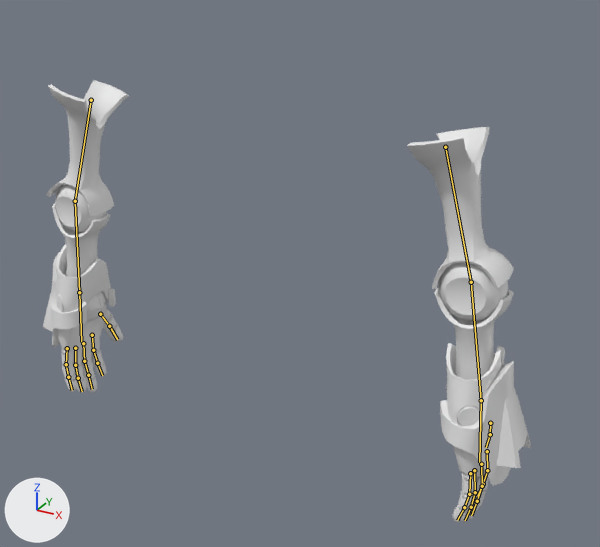
What one commit did to the FBX model Assets/Art/Animations/Joueurs/Lance Grenade/Recharge/Arms_LanceGrenade_Recharge.fbx.
Camera for both pictures: a 50 mm lens placed at (0.859, -1.455, 1.729), pointed at (0.01, 0.089, 0.957). Every picture has the same lights, and +X, +Y and +Z are marked at lower left. The first picture is the older version. The bones that change, and the others that lie on the model, are drawn over the model as lines.

Objects in the first picture: 'SK_Brobot'.
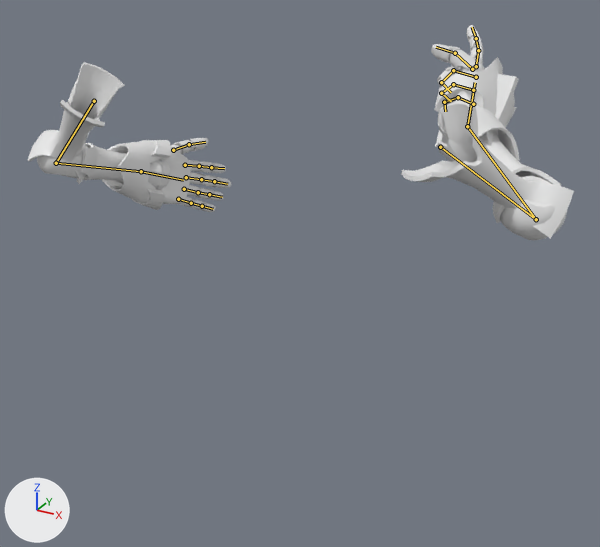
The newer file adds an action. The first version stands in its rest pose; the second is drawn at frame 40 of the action 'Arms_Reload'.

The change in detail:
Bone 'arm_L' (bone_arm_l) moves from (0.0, 0.0, 0.0) to (-0.008, -0.002, 0.0).
Bone 'arm_L' (bone_arm_l) turns from (0, 0, 0) to (-12, -31, -23) degrees about its own x, y and z.
Bone 'forearm_L' (bone_forearm_l) turns from (0, 0, 0) to (-53, -18, -35) degrees about its own x, y and z.
Bone 'arm_R' (bone_arm_r) moves from (0.0, 0.0, 0.0) to (0.008, -0.002, 0.0).
Bone 'arm_R' (bone_arm_r) turns from (0, 0, 0) to (-43, 37, 2) degrees about its own x, y and z.
Bone 'forearm_R' (bone_forearm_r) turns from (0, 0, 0) to (-82, 39, 45) degrees about its own x, y and z.
Bone 'hand_R' (bone_hand_r) turns from (0, 0, 0) to (-2, -12, 42) degrees about its own x, y and z.
Bone 'middlefinger01_R' (bone_middlefinger01_r) turns from (0, 0, 0) to (-67, 0, 0) degrees about its own x, y and z.
Bone 'middlefinger02_R' (bone_middlefinger02_r) turns from (0, 0, 0) to (-67, 0, 0) degrees about its own x, y and z.
Bone 'middlefinger03_R' (bone_middlefinger03_r) turns from (0, 0, 0) to (-67, 0, 0) degrees about its own x, y and z.
Bone 'ringfinger01_R' (bone_ringfinger01_r) turns from (0, 0, 0) to (-67, 0, 0) degrees about its own x, y and z.
Bone 'ringfinger02_R' (bone_ringfinger02_r) turns from (0, 0, 0) to (-67, 0, 0) degrees about its own x, y and z.
Bone 'ringfinger03_R' (bone_ringfinger03_r) turns from (0, 0, 0) to (-67, 0, 0) degrees about its own x, y and z.
Bone 'pinky01_R' (bone_pinky01_r) turns from (0, 0, 0) to (-57, 0, 0) degrees about its own x, y and z.
Bone 'pinky02_R' (bone_pinky02_r) turns from (0, 0, 0) to (-57, 0, 0) degrees about its own x, y and z.
Bone 'pinky03_R' (bone_pinky03_r) turns from (0, 0, 0) to (-57, 0, 0) degrees about its own x, y and z.
Bone 'thumb01_R' (bone_thumb01_r) turns from (0, 0, 0) to (-18, 6, 34) degrees about its own x, y and z.
Bone 'thumb02_R' (bone_thumb02_r) turns from (0, 0, 0) to (-18, 0, 0) degrees about its own x, y and z.

What differs and where, as boxes [x1, y1, x2, y2] in the pictures (600 x 547 px):
'SK_Brobot', posed (12% wider, 51% shorter)
    before: [43, 80, 531, 523]
    after: [28, 25, 574, 241]
bone 'arm_L', root to tip
    before: (91, 100) to (75, 201)
    after: (94, 101) to (56, 163)
bone 'forearm_L', root to tip
    before: (75, 201) to (79, 292)
    after: (56, 163) to (141, 171)
bone 'arm_R', root to tip
    before: (445, 147) to (471, 282)
    after: (440, 147) to (536, 219)
bone 'forearm_R', root to tip
    before: (471, 282) to (481, 400)
    after: (536, 219) to (467, 126)
bone 'hand_R', root to tip
    before: (481, 400) to (479, 462)
    after: (467, 126) to (475, 82)
bone 'middlefinger01_R', root to tip
    before: (481, 464) to (482, 486)
    after: (476, 77) to (453, 70)
bone 'middlefinger02_R', root to tip
    before: (482, 486) to (477, 501)
    after: (453, 70) to (441, 82)
bone 'middlefinger03_R', root to tip
    before: (477, 501) to (471, 515)
    after: (441, 82) to (451, 92)
bone 'ringfinger01_R', root to tip
    before: (474, 470) to (475, 492)
    after: (473, 90) to (453, 84)
bone 'ringfinger02_R', root to tip
    before: (475, 492) to (471, 507)
    after: (453, 84) to (441, 93)
bone 'ringfinger03_R', root to tip
    before: (471, 507) to (465, 520)
    after: (441, 93) to (451, 101)
bone 'pinky01_R', root to tip
    before: (470, 473) to (469, 494)
    after: (473, 104) to (458, 97)
bone 'pinky02_R', root to tip
    before: (469, 494) to (464, 507)
    after: (458, 97) to (444, 102)
bone 'pinky03_R', root to tip
    before: (464, 507) to (457, 520)
    after: (444, 102) to (445, 111)
bone 'thumb01_R', root to tip
    before: (490, 423) to (490, 434)
    after: (472, 69) to (455, 53)
bone 'thumb02_R', root to tip
    before: (490, 434) to (486, 447)
    after: (455, 53) to (436, 47)
